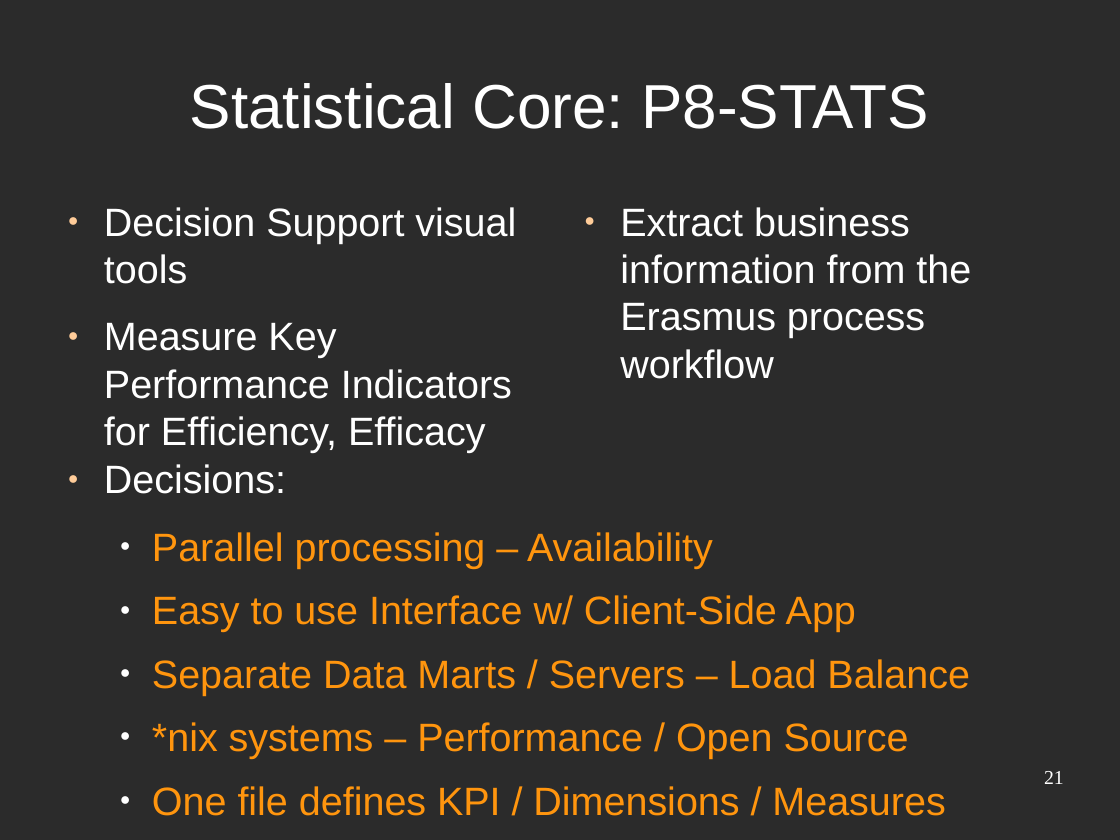
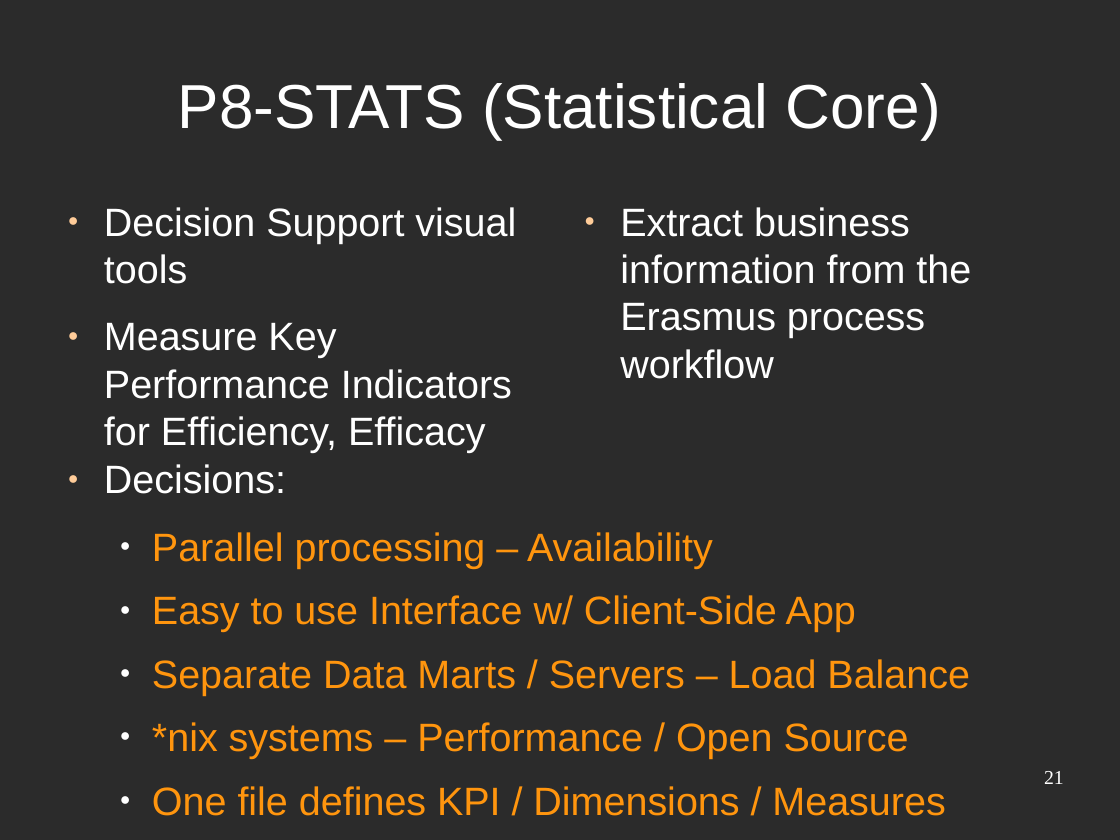
Before and after one commit to djjorjinho/mutworange_2011, a slide deck: slide 21 of documents/presentation/final_presentation.odp. Drawn at 1120x840 pixels with LibreOffice and Linux fonts; fonts in the diff are those of the drawing; background and template pictures are left out; a plain dark background stands for a picture behind light text. Boxes give left, top, right and bottom in pixels: in the first picture for what was removed or moved away, otherwise in the second. Text is boxed around its words. In the diff, an @@ line names an element or a change of style, - is before the commit and + after.

```diff
--- a/documents/presentation/final_presentation.odp
+++ b/documents/presentation/final_presentation.odp
@@ title at box(178, 83, 941, 139): text changed @@
-Statistical Core: P8-STATS
+P8-STATS (Statistical Core)
```
Also in this commit, not shown: 17 other slides changed.
